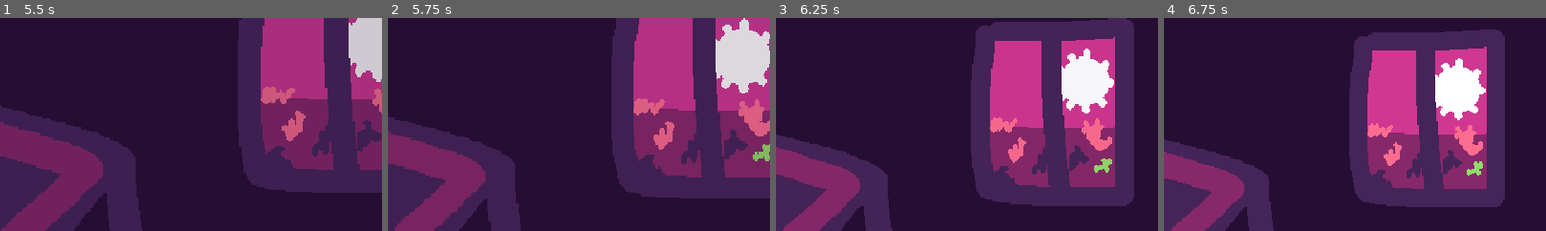
Above: before the commit, frames 1-4 (left to right).
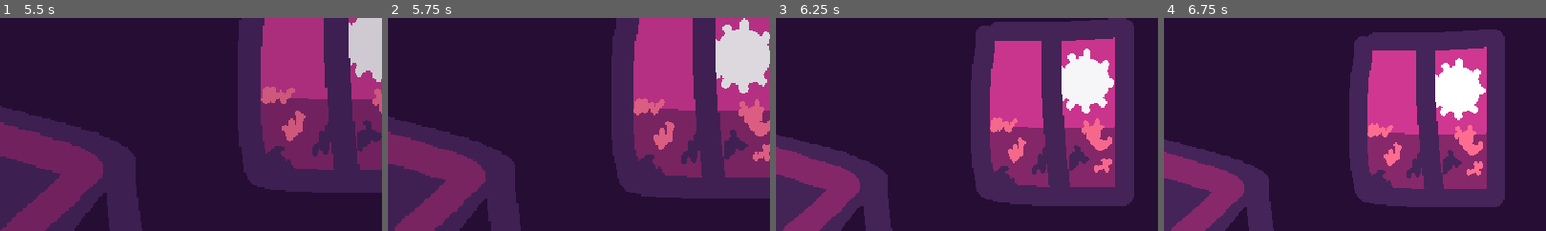
Above: after the commit, the same moments.

Repository: RachelfTech/LD56
Game: Godot game, scene res://scenes/main.tscn
The game is run twice, just before and just after one commit, with the same random seed, the same clock (stepped at 60 frames per second) and the same inputs.
Inputs (mouse positions are % of the whole screen's width and height, from its top left):
- Up to frame 1 (5.5 s): tap Enter at 0.5 s; move the mouse to (72, 45) at 0.52 s; click (72, 45) at 0.6 s; move the mouse to (30, 55) at 1.27 s; click (30, 55) at 1.35 s; move the mouse to (60, 28) at 2.02 s; click (60, 28) at 2.1 s; move the mouse to (45, 71) at 2.77 s; click (45, 71) at 2.85 s; move the mouse to (80, 66) at 3.52 s; click (80, 66) at 3.6 s; move the mouse to (20, 35) at 4.27 s; click (20, 35) at 4.35 s; move the mouse to (55, 50) at 5.02 s; click (55, 50) at 5.1 s
- Up to frame 2 (5.75 s): no input
- Up to frame 3 (6.25 s): move the mouse to (35, 25) at 5.77 s; click (35, 25) at 5.85 s
- Up to frame 4 (6.75 s): move the mouse to (72, 45) at 6.52 s; click (72, 45) at 6.6 s
The pictures show only the part of the screen within x 50-100%, y 0-50%; the shares and areas given below are measured in that part.

Frame 1 is identical in both runs. In frame 2, 0.2% of the frame differs, in the area x 95-100%, y 59-68%; in frame 3, 0.2%; in frame 4, 0.2%.

Commit message:
Add animation on text finished

Diff:
--- a/intro.gd
+++ b/intro.gd
@@ -5,10 +5,12 @@
     "I still can't believe it actually happened."]
 
 
-var allow_advance: bool = false
+var allow_text_advance: bool = false
 var animation_finished: bool = false
 
 var active_animation: bool = false
+
+var allow_advance: bool = false
 
 
 # Called when the node enters the scene tree for the first time.
@@ -24,18 +26,28 @@
 
 # Called every frame. 'delta' is the elapsed time since the previous frame.
 func _process(_delta: float) -> void:
-    pass
+    _update_ready_to_advance()
 
 func _input(_event: InputEvent) -> void:
-    if not active_animation and allow_advance and Input.is_action_just_pressed("left-click"):
+    if allow_advance and Input.is_action_just_pressed("left-click"):
         var text_finished: bool = text_renderer.advance_text()
         if text_finished:
-            finished.emit()
+            end()
         else:
-            allow_advance = false
+            print("allow advance false")
+            allow_text_advance = false
 
 func _handle_animation_finished(_animation_name: String):
     active_animation = false
 
 func _handle_line_rendered():
-    allow_advance = true
+    print("line done")
+    allow_text_advance = true
+
+func _update_ready_to_advance():
+    var last_ready_to_advance = allow_advance
+
+    allow_advance = allow_text_advance and not active_animation
+
+    if last_ready_to_advance != allow_advance and allow_advance:
+        text_renderer.animate_ready()
--- a/scenes/text_renderer.tscn
+++ b/scenes/text_renderer.tscn
@@ -22,7 +22,6 @@
 offset_right = 83.0
 grow_horizontal = 2
 grow_vertical = 0
-size_flags_horizontal = 3
 theme_override_constants/margin_bottom = 8
 
 [node name="NinePatchRect" type="NinePatchRect" parent="MarginContainer"]
--- a/scripts/second.gd
+++ b/scripts/second.gd
@@ -1,7 +1,7 @@
 extends Sequence
 
-var sequence_text: Array[String] = ["But I wanted to make things work...",
-            "So I did everything I could"]
+var sequence_text: Array[String] = ["But I wanted to make things work.",
+            "So I did everything I could..."]
 
 
 var allow_advance: bool = false
@@ -15,6 +15,8 @@
 # Called every frame. 'delta' is the elapsed time since the previous frame.
 func _process(delta: float) -> void:
     pass
+   # if allow_advance:
+      #  text_renderer.animate_ready()
 
 func start():
     text_renderer.set_sequence_text(sequence_text)
@@ -25,8 +27,9 @@
             allow_advance = false
             var text_finished: bool = text_renderer.advance_text()
             if text_finished:
-                finished.emit()
+                end()
 
 
 func _handle_line_rendered():
     allow_advance = true
+    text_renderer.animate_ready()
--- a/scripts/text_renderer.gd
+++ b/scripts/text_renderer.gd
@@ -9,6 +9,8 @@
 var current_text: String
 var current_text_list: Array[String] = []
 var current_text_index: int = 0
+
+var ready_animate_tween: Tween
 
 signal line_rendered
 
@@ -30,6 +32,10 @@
     animate_in()
 
 func advance_text() -> bool:
+    if ready_animate_tween:
+        ready_animate_tween.kill()
+    print(ready_animate_tween.is_running())
+    print("here")
     current_text_index += 1
     if current_text_list.size() <= current_text_index:
         print("done")
@@ -52,3 +58,11 @@
 
     await tween.finished
     line_rendered.emit()
+
+func animate_ready():
+    print("ready")
+    ready_animate_tween = get_tree().create_tween().set_loops()
+    ready_animate_tween.tween_interval(1)
+    ready_animate_tween.tween_property(text_container, "modulate:a", .75, 1).set_ease(Tween.EASE_IN_OUT).set_trans(Tween.TRANS_SINE)
+    ready_animate_tween.tween_interval(0)
+    ready_animate_tween.tween_property(text_container, "modulate:a", 1, .8).set_ease(Tween.EASE_IN_OUT).set_trans(Tween.TRANS_SINE)
Binary file changed: assets/art/WormRoom3.png
Binary file changed: assets/art/heartscreen.png
